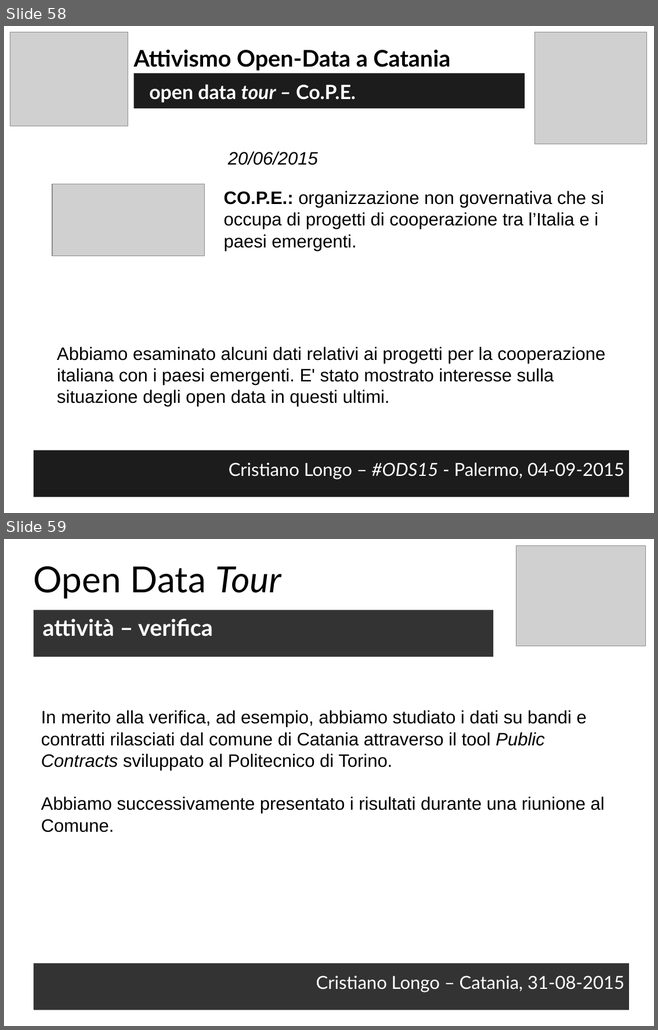
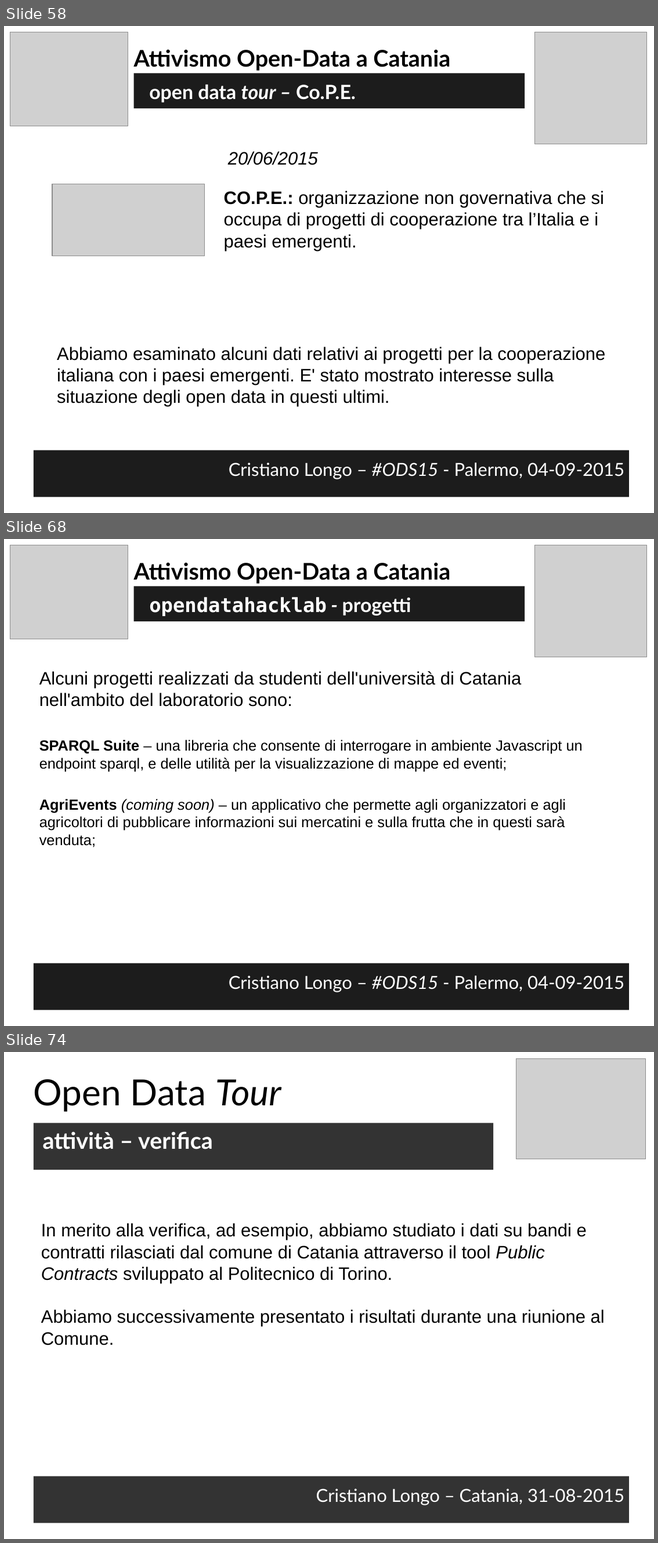
Before and after one commit to opendatahacklab/opendatahacklab.github.io, a slide deck: events/odt_ods15.odp. Shown one above the other, each under a label of ours: slides 58 and 59 before the commit, slides 58, 68 and 74 after it; the slides between them are not shown. The pictures are 658x1030 and 658x1543 pixels, drawn with LibreOffice and Linux fonts; fonts in the diff are those of the drawing; grey boxes stand for pictures. Boxes give left, top, right and bottom in pixels: in the first picture for what was removed or moved away, otherwise in the second. Text is boxed around its words. In the diff, an @@ line names an element or a change of style, - is before the commit and + after.

Commit message:
ods15 - opendatahacklab description incomplete

```diff
--- a/events/odt_ods15.odp
+++ b/events/odt_ods15.odp
@@ slide 68 added at (x1=4, y1=539, x2=654, y2=1026), background #FFFFFF @@
@@ picture added at (x1=10, y1=545, x2=128, y2=639) @@
@@ picture added at (x1=535, y1=545, x2=647, y2=657) @@
@@ text added at (x1=134, y1=562, x2=450, y2=584), 28 pt, text #000000, bold @@
+Attivismo Open-Data a Catania
@@ text added at (x1=134, y1=586, x2=524, y2=621), fill #1C1C1C, 24 pt, text #FFFFFF, bold @@
+opendatahacklab - progetti
@@ text added at (x1=39, y1=671, x2=521, y2=707), 22 pt, text #000000 @@
+Alcuni progetti realizzati da studenti dell'università di Catania nell'ambito del laboratorio sono:
@@ text added at (x1=39, y1=740, x2=582, y2=772), 18 pt, text #000000 @@
+SPARQL Suite – una libreria che consente di interrogare in ambiente Javascript un endpoint sparql, e delle utilità per la visualizzazione di mappe ed eventi;
@@ text added at (x1=39, y1=799, x2=566, y2=848), 18 pt, text #000000 @@
+AgriEvents (coming soon) – un applicativo che permette agli organizzatori e agli agricoltori di pubblicare informazioni sui mercatini e sulla frutta che in questi sarà venduta;
@@ text added at (x1=34, y1=964, x2=629, y2=1010), fill #1C1C1C, 22 pt, text #FFFFFF @@
+Cristiano Longo – #ODS15 - Palermo, 04-09-2015
@@ what was slide 59 is now slide 74 @@
```
Also in this commit, not shown: 14 other slides added.
